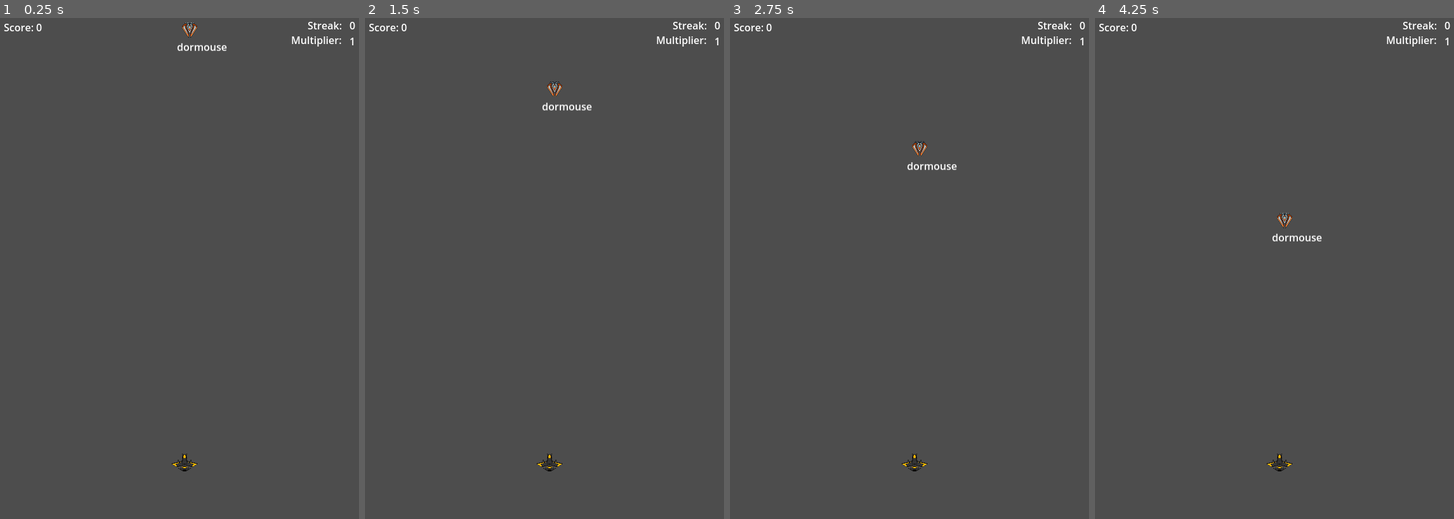
Above: before the commit, frames 1-4 (left to right).
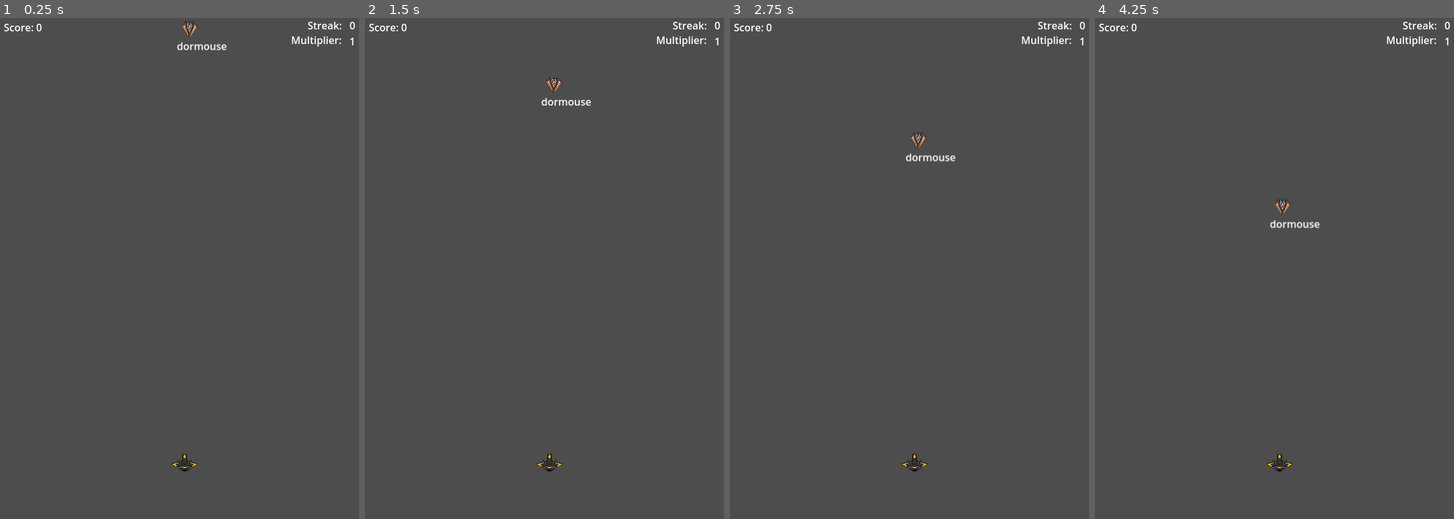
Above: after the commit, the same moments.

Repository: emilabraham/SimpleType
Game: Godot game, scene res://main.tscn
Two runs of this game, one before a commit and one after it. Both use one fixed random seed, a clock stepped at 60 frames per second and the inputs below. The engine's default icon, where the game draws it, is replaced by a stand-in: a white triangle on a blue panel in a dark square.
Inputs:
- Up to frame 1 (0.25 s): no input
- Up to frame 2 (1.5 s): tap Enter at 0.5 s
- Up to frame 3 (2.75 s): no input
- Up to frame 4 (4.25 s): no input

The runs differ from the first frame. In frame 1, 0.2% of the frame differs, in the area x 49-64%, y 0-7%; in frame 2, 0.3%; in frame 3, 0.4%; in frame 4, 0.4%, in the area x 48-64%, y 36-45%.

Commit message:
WIP: start working on Ship collision

Diff:
--- a/Enemy1.gd
+++ b/Enemy1.gd
@@ -1,6 +1,5 @@
 extends CharacterBody2D
 
-var dictionary = []
 var sprite
 var text
 var speed = 0.1
@@ -12,7 +11,7 @@
 	add_to_group("enemies")
 	set_position(Vector2(randi_range(100, 500), 0))
 	starting_position = position
-	goal_position = Vector2(position.x, 750)
+	goal_position = Vector2(300, 700)
 	sprite = get_node("Enemy1Sprite")
 	text = get_node("Enemy1Text")
 
@@ -35,3 +34,6 @@
 func move(delta):
 	var enemy1_vector = (goal_position - starting_position) * speed
 	var collision = move_and_collide(enemy1_vector * delta)
+	if (collision != null):
+		print(collision)
+		pass
